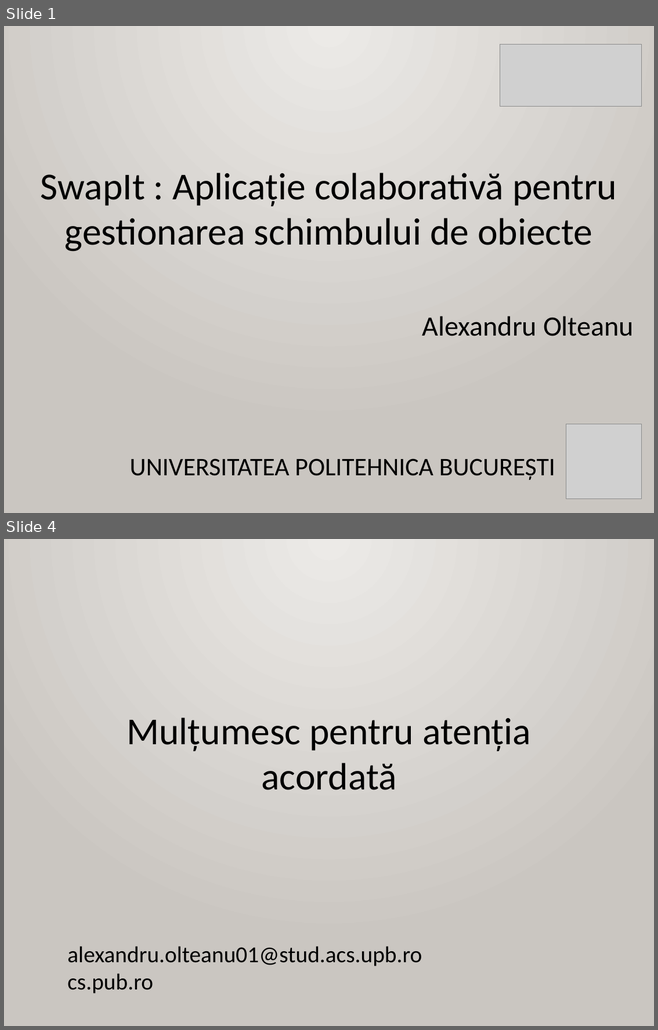
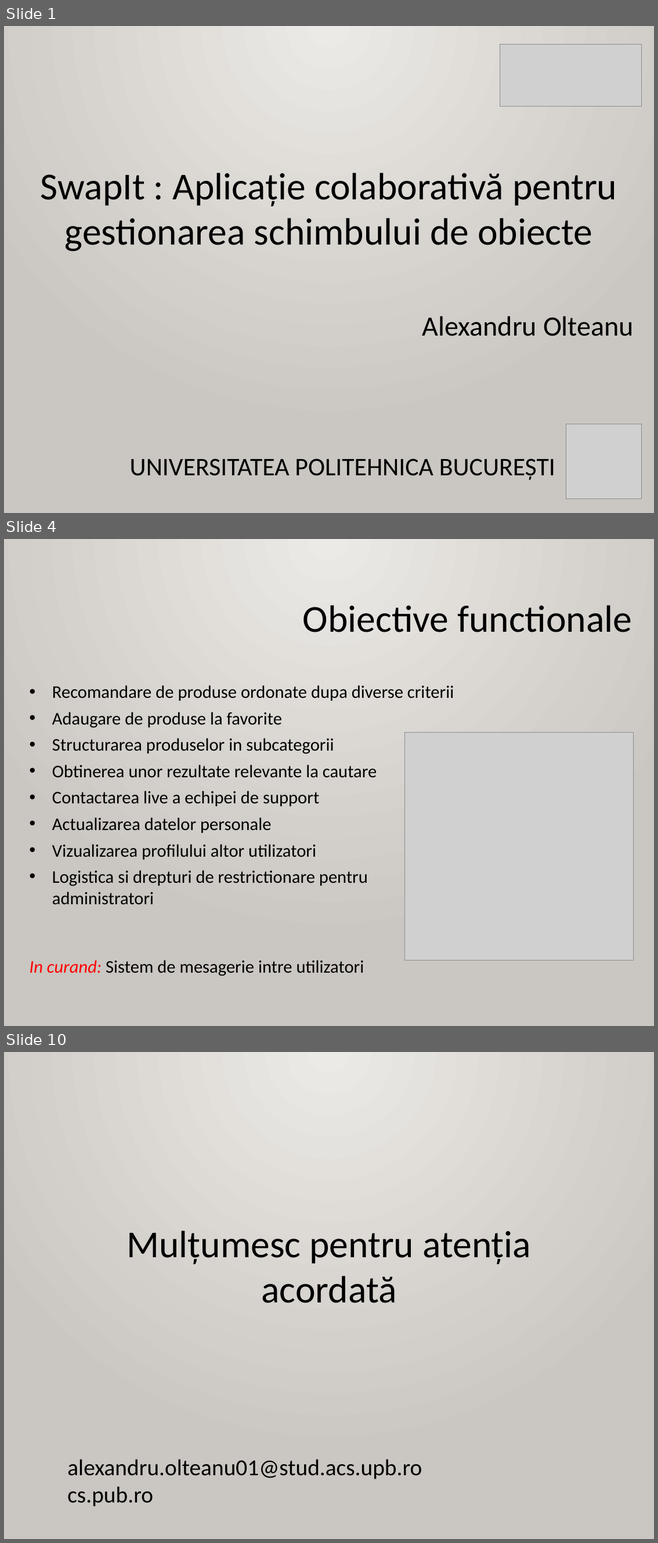
Before and after one commit to AlexandruOlteanu/SwapIt, a slide deck: files/documentation/presentation/Final_Presentation_Alexandru_Olteanu.pptx. Shown one above the other, each under a label of ours: slides 1 and 4 before the commit, slides 1, 4 and 10 after it; the slides between them are not shown. The pictures are 658x1030 and 658x1543 pixels, drawn with LibreOffice and Linux fonts; fonts in the diff are those of the drawing; grey boxes stand for pictures. Boxes give left, top, right and bottom in pixels: in the first picture for what was removed or moved away, otherwise in the second. Text is boxed around its words. In the diff, an @@ line names an element or a change of style, - is before the commit and + after.

```diff
--- a/files/documentation/presentation/Final_Presentation_Alexandru_Olteanu.pptx
+++ b/files/documentation/presentation/Final_Presentation_Alexandru_Olteanu.pptx
@@ slide 4 added at [4,539,654,1026], background gradient #ECEAE7 to #CAC7C1 @@
@@ text added at [303,605,632,632], 60 pt, text #000000 @@
+Obiective functionale
@@ text added at [52,685,453,905], 28 pt, text #000000 @@
+• Recomandare de produse ordonate dupa diverse criterii
+• Adaugare de produse la favorite
+• Structurarea produselor in subcategorii
+• Obtinerea unor rezultate relevante la cautare
+• Contactarea live a echipei de support
+• Actualizarea datelor personale
+• Vizualizarea profilului altor utilizatori
+• Logistica si drepturi de restrictionare pentru administratori
@@ picture added at [405,732,633,961] @@
@@ text added at [30,960,364,976], 28 pt, text #000000 @@
+In curand: Sistem de mesagerie intre utilizatori
@@ what was slide 4 is now slide 10 @@
```
Also in this commit, not shown: 2 slides changed, 5 other slides added, 2 other files.
